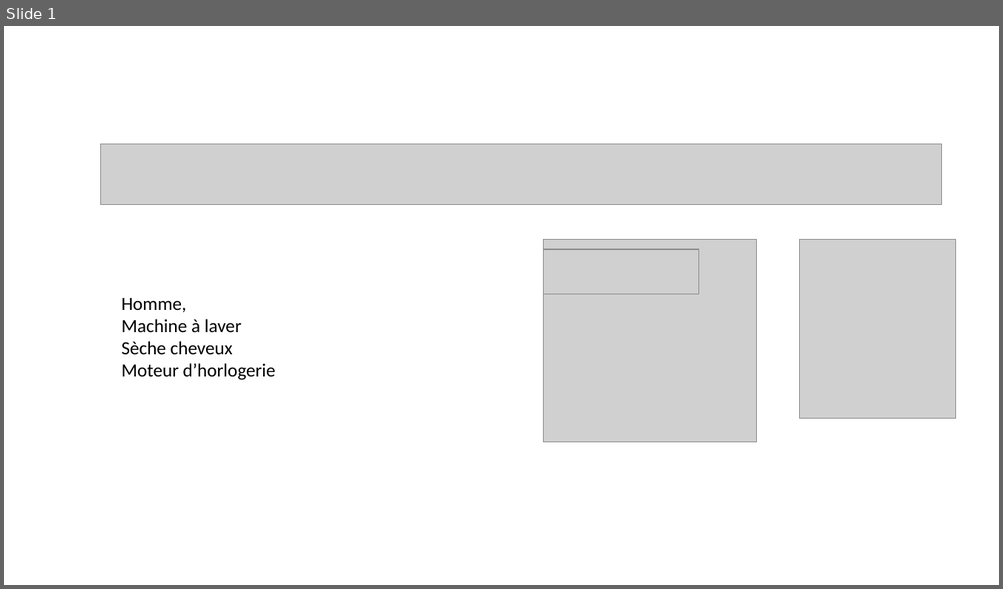
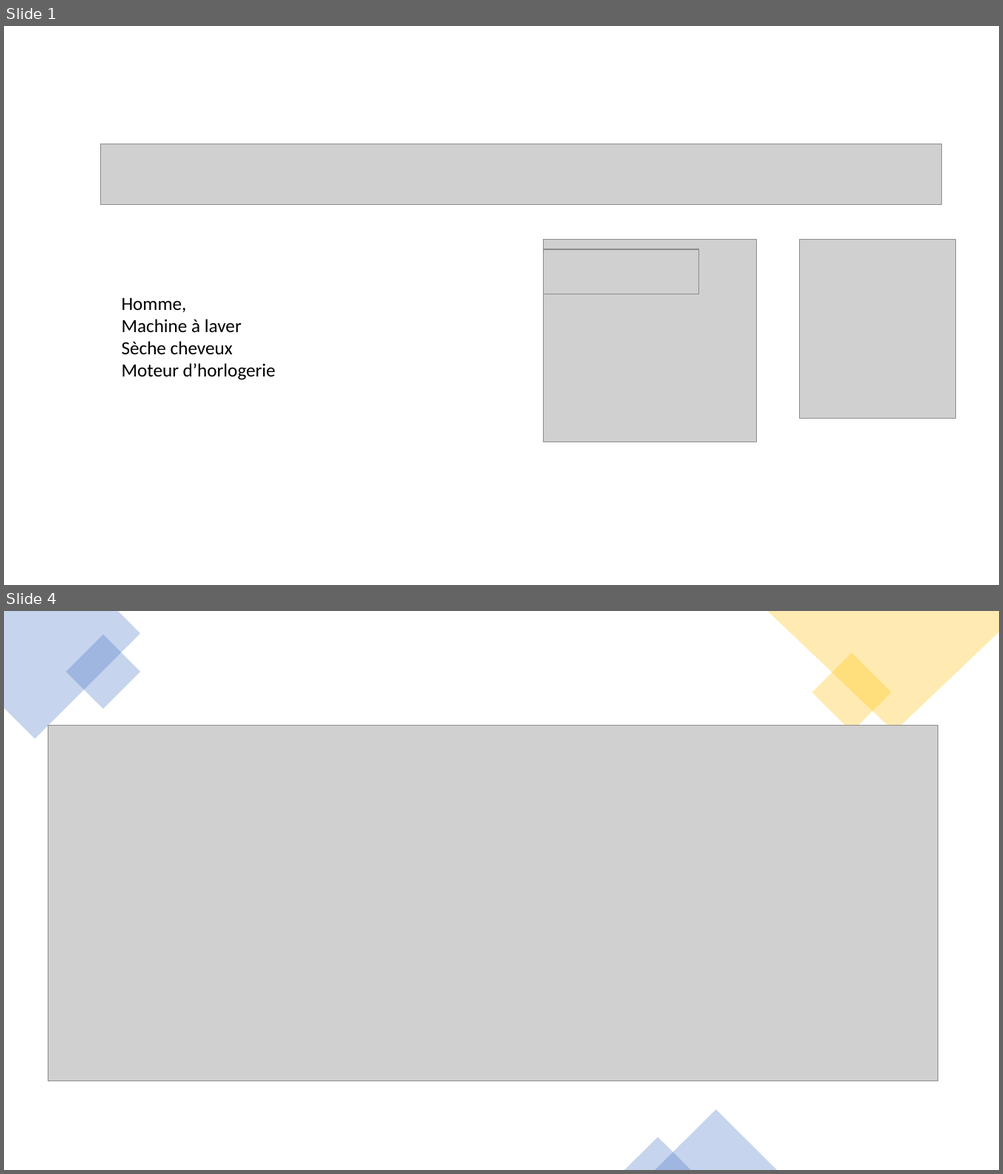
Before and after one commit to pierreghesqui/Agreg, a slide deck: Physique/LeconPhys/LP20-ConversionelectromagnétiquePuissance/LP20-ConversionDePuissance.pptx. Shown one above the other, each under a label of ours: slide 1 before the commit, slides 1 and 4 after it; the slides between them are not shown. The pictures are 1003x589 and 1003x1174 pixels, drawn with LibreOffice and Linux fonts; fonts in the diff are those of the drawing; grey boxes stand for pictures. Boxes give left, top, right and bottom in pixels: in the first picture for what was removed or moved away, otherwise in the second. Text is boxed around its words. In the diff, an @@ line names an element or a change of style, - is before the commit and + after.

```diff
--- a/Physique/LeconPhys/LP20-ConversionelectromagnétiquePuissance/LP20-ConversionDePuissance.pptx
+++ b/Physique/LeconPhys/LP20-ConversionelectromagnétiquePuissance/LP20-ConversionDePuissance.pptx
@@ slide 4 added at (4,611,999,1170), background #FFFFFF @@
@@ freeform shape added at (4,611,141,739), fill #4472C4 at 30% opacity @@
@@ freeform shape added at (767,611,999,732), fill #FFC000 at 30% opacity @@
@@ rectangle added at (66,635,141,709), fill #4472C4 at 30% opacity @@
@@ rectangle added at (811,653,891,732), fill #FFC000 at 30% opacity @@
@@ picture added at (48,726,938,1082) @@
@@ triangle added at (654,1111,777,1170), fill #4472C4 at 30% opacity @@
@@ triangle added at (625,1138,691,1170), fill #4472C4 at 30% opacity @@
```
Also in this commit, not shown: 1 other slide added, 8 other files.
